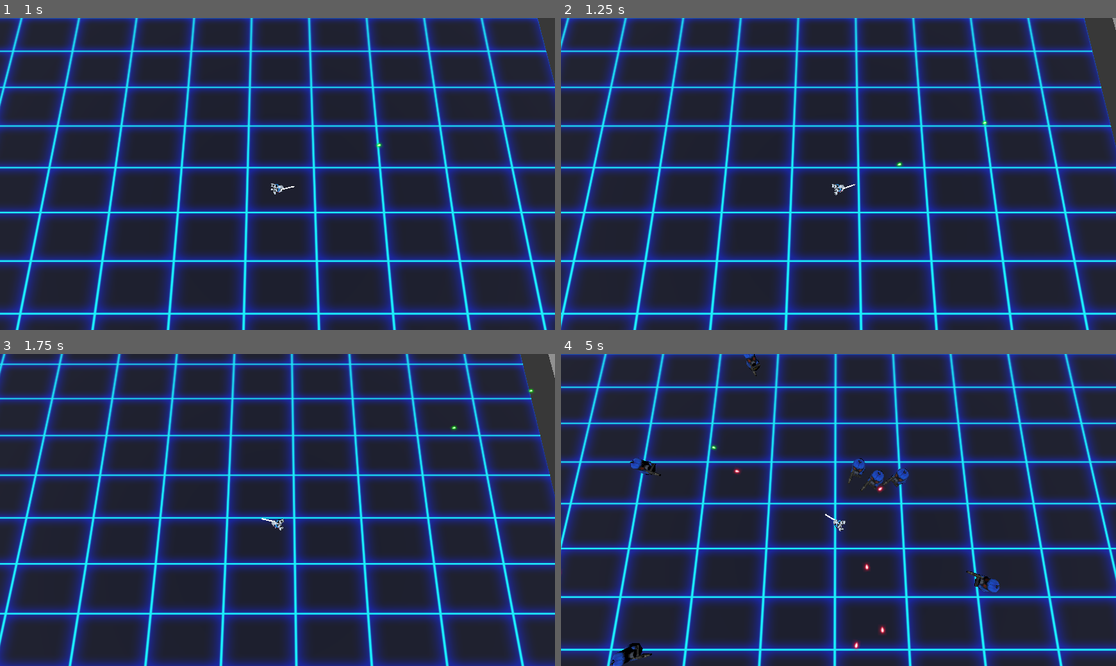
Above: before the commit, frames 1-4 (two rows, left to right).
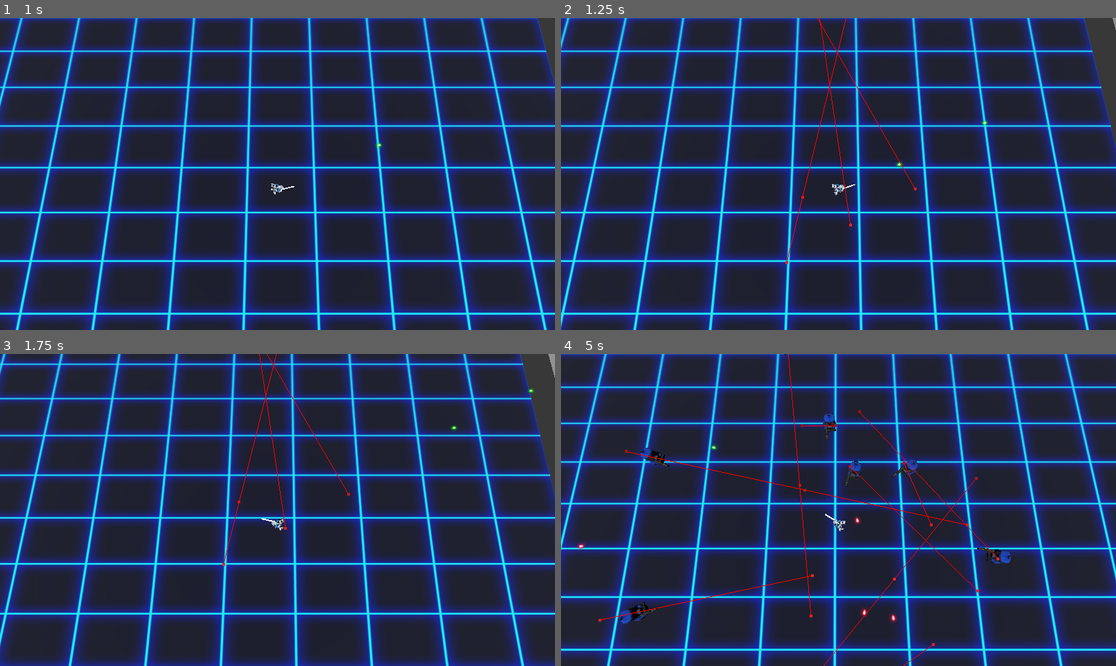
Above: after the commit, the same moments.

Repository: DarkAngelZT/Shooter-DPPO
Game: Godot game, scene res://scene/main_scene.tscn
The game is run twice, just before and just after one commit, with the same random seed, the same clock (stepped at 60 frames per second) and the same inputs.
Inputs (mouse positions are in pixels of both pictures, inside the frame that each line leads up to):
- Up to frame 1 (1 s): move the mouse to (399, 158) at 0.52 s; press the mouse at (399, 158) at 0.53 s; hold D (move_right) from 0.53 s (still down)
- Up to frame 2 (1.25 s): keep holding D (move_right)
- Up to frame 3 (1.75 s): move the mouse to (166, 525) at 1.27 s; release D (move_right) at 1.28 s; release the mouse at (166, 525) at 1.28 s; hold S (move_back) from 1.28 s (still down); tap Mouse wheel down (zoom_in) at 1.35 s
- Up to frame 4 (5 s): move the mouse to (894, 441) at 2.02 s; release S (move_back) at 2.03 s; hold D (move_right) 2.03-2.78 s; tap Mouse wheel up (zoom_out) at 2.1 s; move the mouse to (810, 572) at 2.77 s; hold W (move_forward) 2.78-3.53 s; tap Z at 2.85 s; move the mouse to (1005, 556) at 3.52 s; hold X 3.53-4.28 s; hold A (move_left) from 3.53 s (still down); move the mouse to (672, 463) at 4.27 s; click (672, 463) at 4.35 s

Frame 1 is identical in both runs. In frame 2, 0.3% of the frame differs, in the area x 40-65%, y 0-79%; in frame 3, 0.2%; in frame 4, 2.6%, in the area x 0-82%, y 0-100%.

Commit message:
黑板节点会共享值，所以单个小怪的信息存在了指定的黑板里 玩家移动现在会强制更新小怪的移动目标点

Diff:
--- a/assets/behaviour_trees/bt_minon.tscn
+++ b/assets/behaviour_trees/bt_minon.tscn
@@ -6,7 +6,6 @@
 [ext_resource type="Script" path="res://addons/beehave/nodes/composites/selector.gd" id="4_xftur"]
 [ext_resource type="Script" path="res://scripts/behaviour_tree/condition/BTC_IsInRange.gd" id="5_rycv8"]
 [ext_resource type="Script" path="res://scripts/behaviour_tree/task/BTA_FaceToTarget.gd" id="6_1atev"]
-[ext_resource type="Script" path="res://addons/beehave/nodes/decorators/cooldown.gd" id="7_6c4ee"]
 [ext_resource type="Script" path="res://scripts/behaviour_tree/task/BTA_SelectAttackLocation.gd" id="8_mh8oi"]
 [ext_resource type="Script" path="res://scripts/behaviour_tree/composites/SimpleParallel.gd" id="9_bfpn1"]
 [ext_resource type="Script" path="res://scripts/behaviour_tree/task/BTA_MoveTo.gd" id="10_xqu64"]
@@ -16,8 +15,8 @@
 [node name="Minon" type="Node" node_paths=PackedStringArray("blackboard", "actor")]
 script = ExtResource("1_wvu5y")
 tick_rate = 3
-blackboard = NodePath("@Node@20391")
-actor = NodePath("")
+blackboard = NodePath("@Node@17796")
+actor = NodePath("..")
 
 [node name="SequenceComposite" type="Node" parent="."]
 script = ExtResource("2_al4mq")
@@ -27,48 +26,6 @@
 
 [node name="MoveSelector" type="Node" parent="SequenceComposite"]
 script = ExtResource("4_xftur")
-
-[node name="CooldownDecorator" type="Node" parent="SequenceComposite/MoveSelector"]
-script = ExtResource("7_6c4ee")
-wait_time = 2.0
-
-[node name="AttackMoveSequence" type="Node" parent="SequenceComposite/MoveSelector/CooldownDecorator"]
-script = ExtResource("2_al4mq")
-
-[node name="BTA_SelectAttackLocation" type="Node" parent="SequenceComposite/MoveSelector/CooldownDecorator/AttackMoveSequence"]
-script = ExtResource("8_mh8oi")
-
-[node name="SimpleParallelComposite" type="Node" parent="SequenceComposite/MoveSelector/CooldownDecorator/AttackMoveSequence"]
-script = ExtResource("9_bfpn1")
-
-[node name="BTA_MoveTo" type="Node" parent="SequenceComposite/MoveSelector/CooldownDecorator/AttackMoveSequence/SimpleParallelComposite"]
-script = ExtResource("10_xqu64")
-
-[node name="AttackSequence" type="Node" parent="SequenceComposite/MoveSelector/CooldownDecorator/AttackMoveSequence/SimpleParallelComposite"]
-script = ExtResource("2_al4mq")
-
-[node name="RotateSelector" type="Node" parent="SequenceComposite/MoveSelector/CooldownDecorator/AttackMoveSequence/SimpleParallelComposite/AttackSequence"]
-script = ExtResource("4_xftur")
-
-[node name="SequenceComposite" type="Node" parent="SequenceComposite/MoveSelector/CooldownDecorator/AttackMoveSequence/SimpleParallelComposite/AttackSequence/RotateSelector"]
-script = ExtResource("2_al4mq")
-
-[node name="BTC_IsInRange" type="Node" parent="SequenceComposite/MoveSelector/CooldownDecorator/AttackMoveSequence/SimpleParallelComposite/AttackSequence/RotateSelector/SequenceComposite"]
-script = ExtResource("5_rycv8")
-range = 15.0
-
-[node name="BTA_FaceToTarget" type="Node" parent="SequenceComposite/MoveSelector/CooldownDecorator/AttackMoveSequence/SimpleParallelComposite/AttackSequence/RotateSelector/SequenceComposite"]
-script = ExtResource("6_1atev")
-
-[node name="BTA_FaceToTarget" type="Node" parent="SequenceComposite/MoveSelector/CooldownDecorator/AttackMoveSequence/SimpleParallelComposite/AttackSequence/RotateSelector"]
-script = ExtResource("6_1atev")
-enable = false
-
-[node name="BTC_CanAttack" type="Node" parent="SequenceComposite/MoveSelector/CooldownDecorator/AttackMoveSequence/SimpleParallelComposite/AttackSequence"]
-script = ExtResource("11_vmu6d")
-
-[node name="BTA_Attack" type="Node" parent="SequenceComposite/MoveSelector/CooldownDecorator/AttackMoveSequence/SimpleParallelComposite/AttackSequence"]
-script = ExtResource("12_m1um3")
 
 [node name="AttackStandSequence" type="Node" parent="SequenceComposite/MoveSelector"]
 script = ExtResource("2_al4mq")
@@ -95,3 +52,42 @@
 
 [node name="BTA_Attack" type="Node" parent="SequenceComposite/MoveSelector/AttackStandSequence"]
 script = ExtResource("12_m1um3")
+
+[node name="AttackMoveSequence" type="Node" parent="SequenceComposite/MoveSelector"]
+script = ExtResource("2_al4mq")
+
+[node name="BTA_SelectAttackLocation" type="Node" parent="SequenceComposite/MoveSelector/AttackMoveSequence"]
+script = ExtResource("8_mh8oi")
+
+[node name="SimpleParallelComposite" type="Node" parent="SequenceComposite/MoveSelector/AttackMoveSequence"]
+script = ExtResource("9_bfpn1")
+
+[node name="BTA_MoveTo" type="Node" parent="SequenceComposite/MoveSelector/AttackMoveSequence/SimpleParallelComposite"]
+script = ExtResource("10_xqu64")
+position_diff_threshold = 3.0
+
+[node name="AttackSequence" type="Node" parent="SequenceComposite/MoveSelector/AttackMoveSequence/SimpleParallelComposite"]
+script = ExtResource("2_al4mq")
+
+[node name="RotateSelector" type="Node" parent="SequenceComposite/MoveSelector/AttackMoveSequence/SimpleParallelComposite/AttackSequence"]
+script = ExtResource("4_xftur")
+
+[node name="SequenceComposite" type="Node" parent="SequenceComposite/MoveSelector/AttackMoveSequence/SimpleParallelComposite/AttackSequence/RotateSelector"]
+script = ExtResource("2_al4mq")
+
+[node name="BTC_IsInRange" type="Node" parent="SequenceComposite/MoveSelector/AttackMoveSequence/SimpleParallelComposite/AttackSequence/RotateSelector/SequenceComposite"]
+script = ExtResource("5_rycv8")
+range = 15.0
+
+[node name="BTA_FaceToTarget" type="Node" parent="SequenceComposite/MoveSelector/AttackMoveSequence/SimpleParallelComposite/AttackSequence/RotateSelector/SequenceComposite"]
+script = ExtResource("6_1atev")
+
+[node name="BTA_FaceToTarget" type="Node" parent="SequenceComposite/MoveSelector/AttackMoveSequence/SimpleParallelComposite/AttackSequence/RotateSelector"]
+script = ExtResource("6_1atev")
+enable = false
+
+[node name="BTC_CanAttack" type="Node" parent="SequenceComposite/MoveSelector/AttackMoveSequence/SimpleParallelComposite/AttackSequence"]
+script = ExtResource("11_vmu6d")
+
+[node name="BTA_Attack" type="Node" parent="SequenceComposite/MoveSelector/AttackMoveSequence/SimpleParallelComposite/AttackSequence"]
+script = ExtResource("12_m1um3")
--- a/assets/nodes/minion_01.tscn
+++ b/assets/nodes/minion_01.tscn
@@ -35,17 +35,20 @@
 transform = Transform3D(1, 0, 0, 0, 1, 0, 0, 0, 1, 0.208008, 0.763776, -1.63695)
 
 [node name="NavigationAgent3D" type="NavigationAgent3D" parent="."]
+path_desired_distance = 0.5
 target_desired_distance = 0.4
 navigation_layers = 2
 avoidance_enabled = true
 neighbor_distance = 20.0
+time_horizon_agents = 0.5
+time_horizon_obstacles = 0.1
+max_speed = 5.0
+debug_enabled = true
 
-[node name="BehaviourTree" parent="." node_paths=PackedStringArray("blackboard", "actor") instance=ExtResource("5_bh4oe")]
+[node name="BehaviourTree" parent="." node_paths=PackedStringArray("blackboard") instance=ExtResource("5_bh4oe")]
 blackboard = NodePath("../Blackboard")
-actor = NodePath("..")
 
 [node name="Blackboard" type="Node" parent="."]
 script = ExtResource("5_jgn37")
-blackboard = {
-"attack_position": Vector3(0, 0, 0)
-}
+
+[connection signal="velocity_computed" from="NavigationAgent3D" to="." method="on_move_velocity"]
--- a/assets/nodes/player.tscn
+++ b/assets/nodes/player.tscn
@@ -31,46 +31,19 @@
 bones/8/rotation = Quaternion(0.281579, -3.94412e-08, 1.11318e-07, 0.959538)
 bones/10/rotation = Quaternion(-0.486862, -0.549443, -0.47318, 0.487009)
 bones/11/rotation = Quaternion(-4.62244e-10, 2.2108e-08, -0.290004, 0.957025)
-bones/13/rotation = Quaternion(0.0819346, 1.62373e-07, 6.18589e-09, 0.996638)
 bones/14/rotation = Quaternion(-0.0819136, -0.00185372, -0.0225482, 0.996383)
-bones/16/rotation = Quaternion(-0.362118, -0.311101, -0.735239, -0.481156)
-bones/17/rotation = Quaternion(-0.0469922, -0.00499917, -0.077987, 0.995834)
-bones/19/rotation = Quaternion(-0.391114, -0.0079801, -0.00129221, 0.920307)
-bones/20/rotation = Quaternion(-0.277507, -2.52358e-07, -9.94341e-08, 0.960724)
-bones/21/rotation = Quaternion(-0.38504, -0.130181, 0.00239691, 0.913669)
-bones/22/rotation = Quaternion(-0.277506, 6.90892e-07, -4.39039e-08, 0.960724)
-bones/23/rotation = Quaternion(-0.391124, 0.0040795, 0.000660612, 0.920329)
-bones/24/rotation = Quaternion(-0.277506, 5.78611e-07, 1.10348e-07, 0.960724)
-bones/25/rotation = Quaternion(-0.386896, 0.0855178, -0.0227219, 0.917868)
-bones/26/rotation = Quaternion(-0.277506, -2.58292e-09, -9.82245e-08, 0.960724)
-bones/27/rotation = Quaternion(-0.293954, 0.794438, -0.105766, 0.520838)
-bones/28/rotation = Quaternion(-0.277506, -3.63708e-07, -5.31396e-07, 0.960724)
 bones/29/rotation = Quaternion(-0.720528, -0.206952, -0.615958, 0.242087)
 bones/30/rotation = Quaternion(-1.2308e-08, 3.19819e-08, -0.370218, 0.928945)
 bones/32/rotation = Quaternion(-0.0347181, 0.0698521, -0.443723, 0.892762)
 bones/33/rotation = Quaternion(-0.564225, 0.449664, 0.409923, 0.558046)
 bones/34/rotation = Quaternion(3.29149e-11, 5.20631e-09, 0.00175526, 0.999999)
-bones/37/rotation = Quaternion(-0.646856, -0.0339925, 0.761831, 0.00599861)
-bones/38/rotation = Quaternion(0.126977, -0.010998, 0.77186, 0.622887)
-bones/40/rotation = Quaternion(-0.391114, 0.00798011, 0.00129221, 0.920307)
-bones/41/rotation = Quaternion(-0.277507, 2.41907e-07, 1.20579e-07, 0.960724)
-bones/42/rotation = Quaternion(-0.38504, 0.130181, -0.00239689, 0.913669)
-bones/43/rotation = Quaternion(-0.277506, -6.4933e-07, 2.01537e-08, 0.960724)
-bones/44/rotation = Quaternion(-0.391124, -0.00407954, -0.000660702, 0.920329)
-bones/45/rotation = Quaternion(-0.277506, -6.01846e-07, -9.99273e-08, 0.960724)
-bones/46/rotation = Quaternion(-0.386896, -0.0855178, 0.0227219, 0.917868)
-bones/47/rotation = Quaternion(-0.277506, -2.36655e-08, 1.00422e-07, 0.960724)
-bones/48/rotation = Quaternion(-0.293954, -0.794438, 0.105766, 0.520838)
-bones/49/rotation = Quaternion(-0.277506, 3.69605e-07, 5.06519e-07, 0.960724)
 bones/50/rotation = Quaternion(-0.6315, 0.237523, 0.706945, 0.212174)
 bones/51/rotation = Quaternion(-4.22787e-09, 3.04752e-09, 0.457445, 0.889238)
 bones/53/rotation = Quaternion(0.0250485, 0.0503971, 0.444374, 0.894072)
-bones/54/rotation = Quaternion(0, 0, 0.147009, 0.989135)
-bones/58/rotation = Quaternion(0, 0, -0.15168, 0.98843)
 bones/59/position = Vector3(-7.43403e-08, 3.28511e-08, 2.95015e-07)
 
 [node name="BoneAttachment3D" parent="GDbotSkin/gdbot/Armature/Skeleton3D" index="1"]
-transform = Transform3D(-0.130052, 0.185097, -0.974077, -0.97356, 0.162236, 0.160812, 0.187796, 0.969236, 0.159104, -0.165284, 0.596879, 0.02282)
+transform = Transform3D(-0.130052, 0.185098, -0.974077, -0.97356, 0.162236, 0.160812, 0.187796, 0.969236, 0.159104, -0.165284, 0.596879, 0.02282)
 
 [node name="gun" parent="GDbotSkin/gdbot/Armature/Skeleton3D/BoneAttachment3D" index="0"]
 transform = Transform3D(-0.000458419, -0.00193781, 0.000186421, 0.000108882, 0.000165699, 0.00199015, -0.00194371, 0.00046631, 6.7516e-05, -0.00420558, 0.51087, -0.0439621)
--- a/config/ActorConfig.tres
+++ b/config/ActorConfig.tres
@@ -13,4 +13,4 @@
 monster_attack_range = 10.0
 eqs_inner_radius = 5.0
 eqs_outer_radius = 9.0
-eqs_update_interval = 1.0
+eqs_update_interval = 0.5
--- a/scripts/Mob.gd
+++ b/scripts/Mob.gd
@@ -23,7 +23,7 @@
 	damage = GameManager.instance.game_settings.bullet_damage
 	attack_range = GameManager.instance.game_settings.monster_attack_range
 
-	nav_agent.velocity_computed.connect(on_move_velocity)
+	#nav_agent.velocity_computed.connect(on_move_velocity)
 
 func _physics_process(delta):
 	nav_move()
@@ -46,12 +46,13 @@
 		adjust_rotation(Vector3.ZERO)
 		return
 	var next_pos:Vector3 = nav_agent.get_next_path_position()
-	var new_velocity:Vector3 = global_position.direction_to(next_pos)*move_speed
 	var gp = global_position
-	#if nav_agent.avoidance_enabled:
-		#nav_agent.set_velocity_forced(new_velocity)
-	#else:
-	on_move_velocity(new_velocity)
+	gp.y = next_pos.y
+	var new_velocity:Vector3 = gp.direction_to(next_pos)*move_speed
+	if nav_agent.avoidance_enabled:
+		nav_agent.set_velocity(new_velocity)
+	else:
+		on_move_velocity(new_velocity)
 
 func on_move_velocity(v:Vector3):
 	velocity = v
@@ -77,10 +78,12 @@
 	return nav_agent.is_navigation_finished()
 
 func set_target(target):
-	behaviour_tree.blackboard.set_value("target",target)
+	behaviour_tree.blackboard.set_value("target",target,str(get_instance_id()))
+	if id == 101:
+		behaviour_tree.blackboard.set_value("target",target)
 
 func get_target() -> Node3D:
-	return behaviour_tree.blackboard.get_value("target")
+	return behaviour_tree.blackboard.get_value("target",null,str(get_instance_id()))
 
 func is_target_in_range()->bool:
 	var target = get_target()
--- a/scripts/behaviour_tree/condition/BTC_HasTarget.gd
+++ b/scripts/behaviour_tree/condition/BTC_HasTarget.gd
@@ -2,7 +2,7 @@
 
 
 func tick(actor, blackboard: Blackboard):
-	var target = blackboard.get_value("target")
+	var target = blackboard.get_value("target",null,str(actor.get_instance_id()))
 	if target:
 		return SUCCESS
 	else:
--- a/scripts/behaviour_tree/condition/BTC_IsInRange.gd
+++ b/scripts/behaviour_tree/condition/BTC_IsInRange.gd
@@ -4,7 +4,7 @@
 var range:float = 4
 
 func tick(actor, blackboard: Blackboard):
-	var target = blackboard.get_value("target")
+	var target = blackboard.get_value("target",null,str(actor.get_instance_id()))
 	if target:
 		var in_range = target.global_position.distance_to(actor.global_position) <= range
 		if in_range:
--- a/scripts/behaviour_tree/task/BTA_MoveTo.gd
+++ b/scripts/behaviour_tree/task/BTA_MoveTo.gd
@@ -1,10 +1,30 @@
 class_name BTA_MoveTo extends ActionLeaf
 
+@export
+var check_target_movement:bool = true
+@export
+var position_diff_threshold:float = 2
+
+var target_pos:Vector3
+
+func before_run(actor, blackboard: Blackboard):
+	if check_target_movement:
+		var target = blackboard.get_value("target",null,str(actor.get_instance_id()))
+		if target != null:
+			target_pos = target.global_position
 
 func tick(actor, blackboard: Blackboard):
-	var target_pos: Vector3 = blackboard.get_value("attack_position")
-	if target_pos:
-		actor.move_to(target_pos)
+	var attack_pos: Vector3 = blackboard.get_value("attack_position",null,str(actor.get_instance_id()))
+	if attack_pos:
+		if check_target_movement:
+			var target = blackboard.get_value("target",null,str(actor.get_instance_id()))
+			if target != null:
+				var current_pos = target.global_position
+				current_pos.y = target_pos.y
+				if target_pos.distance_to(current_pos) > position_diff_threshold:
+					#如果玩家位移超过阈值，则停止移动，重新选点
+					return SUCCESS
+		actor.move_to(attack_pos)
 		if actor.is_reach_destination():
 			return SUCCESS
 		else:
--- a/scripts/behaviour_tree/task/BTA_SelectAttackLocation.gd
+++ b/scripts/behaviour_tree/task/BTA_SelectAttackLocation.gd
@@ -3,5 +3,5 @@
 
 func tick(actor, blackboard: Blackboard):
 	var position:Vector3 = actor.get_attack_position()
-	blackboard.set_value("attack_position",position)
+	blackboard.set_value("attack_position",position,str(actor.get_instance_id()))
 	return SUCCESS
Not shown: 1 places in assets/behaviour_trees/bt_minon.tscn that only renumber resources
